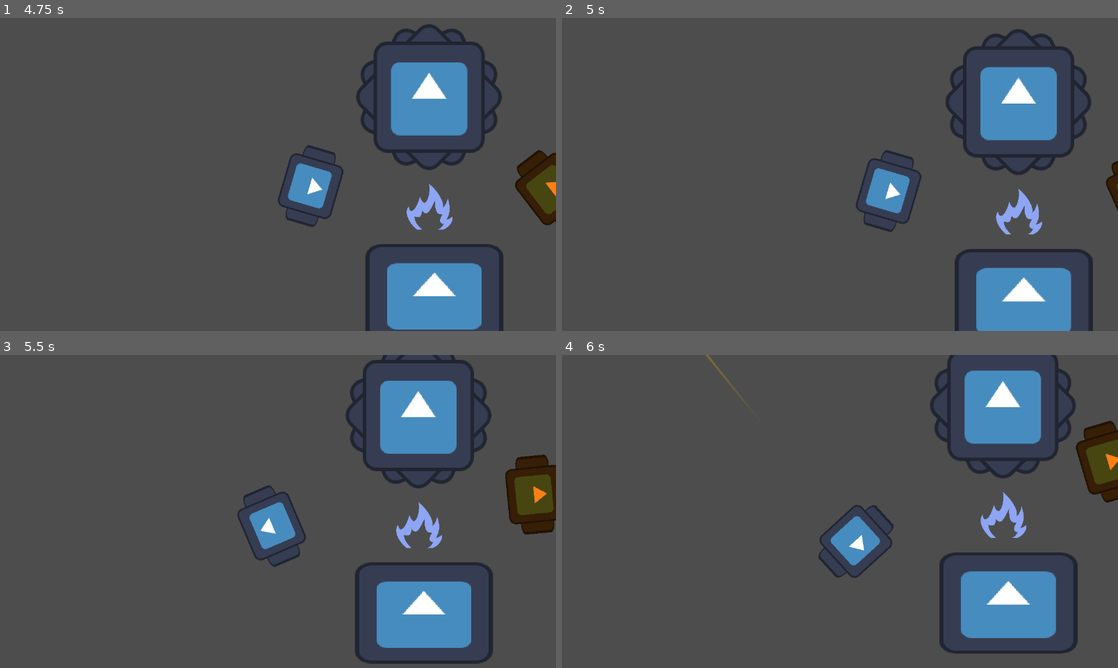
Above: before the commit, frames 1-4 (two rows, left to right).
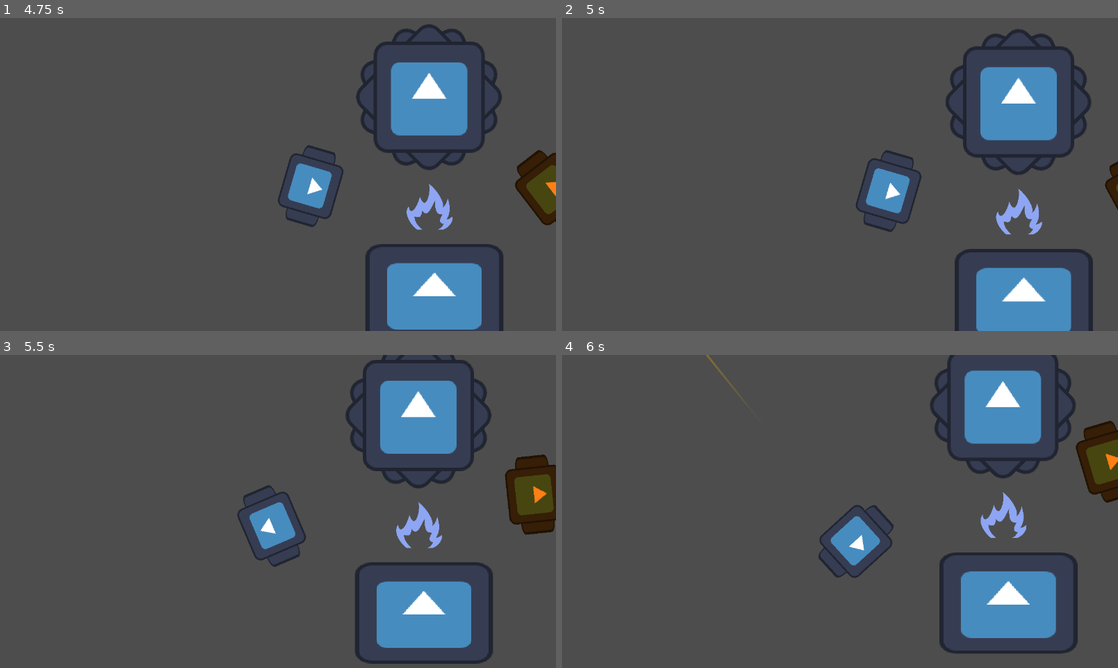
Above: after the commit, the same moments.

Repository: pigslyer/opencold
Game: Godot game, scene res://src/common/TestScene.tscn
Two runs of this game, one before a commit and one after it. Both use one fixed random seed, a clock stepped at 60 frames per second and the inputs below. The engine's default icon, where the game draws it, is replaced by a stand-in: a white triangle on a blue panel in a dark square.
Inputs (mouse positions are in pixels of both pictures, inside the frame that each line leads up to):
- Up to frame 1 (4.75 s): move the mouse to (400, 158) at 0.52 s; hold D (mv_right) 0.53-1.28 s; hold Shift (mv_sprint) 0.53-1.28 s; move the mouse to (166, 190) at 1.27 s; hold S (mv_down) 1.28-2.03 s; click (166, 190) at 1.35 s; move the mouse to (333, 105) at 2.02 s; hold D (mv_right) 2.03-2.78 s; hold Shift (mv_sprint) 2.03-2.78 s; move the mouse to (250, 237) at 2.77 s; hold W (mv_up) 2.78-3.53 s; click (250, 237) at 2.85 s; move the mouse to (444, 221) at 3.52 s; hold Shift (mv_sprint) 3.53-4.28 s; hold A (mv_left) from 3.53 s (still down); move the mouse to (111, 127) at 4.27 s; click (111, 127) at 4.35 s
- Up to frame 2 (5 s): keep holding A (mv_left)
- Up to frame 3 (5.5 s): move the mouse to (305, 511) at 5.02 s; release A (mv_left) at 5.03 s; hold S (mv_down) from 5.03 s (still down); hold Shift (mv_sprint) from 5.03 s (still down)
- Up to frame 4 (6 s): move the mouse to (756, 433) at 5.77 s; release S (mv_down) at 5.78 s; release Shift (mv_sprint) at 5.78 s; hold D (mv_right) from 5.78 s (still down); click (756, 433) at 5.85 s

Frame 1 is identical in both runs. In frame 2, less than 0.1% of the frame differs, in the area x 97-100%, y 45-62%; in frame 3, less than 0.1%; in frame 4, less than 0.1%.

Commit message:
scaled some constants with delta

Diff:
--- a/src/enemies/test_human/TestHuman.gd
+++ b/src/enemies/test_human/TestHuman.gd
@@ -55,7 +55,7 @@
 				if result and result.collider == body:
 					target = body
 					navigation_agent.target_position = target.position
-					alert_level += 0.1
+					alert_level += delta
 					return
 	else:
 		if aggro_area.get_overlapping_bodies().has(target):
@@ -72,7 +72,7 @@
 				fire_weapon()
 
 		if navigation_agent.is_navigation_finished():
-			velocity *= 0.5
+			velocity *= delta * 3.0
 		else:
 			var direction : Vector2 = global_position.direction_to(navigation_agent.get_next_path_position())
 			velocity += ((direction * movement_speed) - velocity) * delta
--- a/src/enemies/test_zombie/TestZombie.gd
+++ b/src/enemies/test_zombie/TestZombie.gd
@@ -55,7 +55,7 @@
 				if result and result.collider == body:
 					target = body
 					navigation_agent.target_position = target.position
-					alert_level += 0.1
+					alert_level += delta
 					return
 	else:
 		if aggro_area.get_overlapping_bodies().has(target):
@@ -73,7 +73,7 @@
 				current_attack_delay = attack_delay
 
 		if navigation_agent.is_navigation_finished():
-			velocity *= 0.5
+			velocity *= delta * 3.0
 		else:
 			var direction : Vector2 = global_position.direction_to(navigation_agent.get_next_path_position())
 			velocity += ((direction * movement_speed) - velocity) * delta
